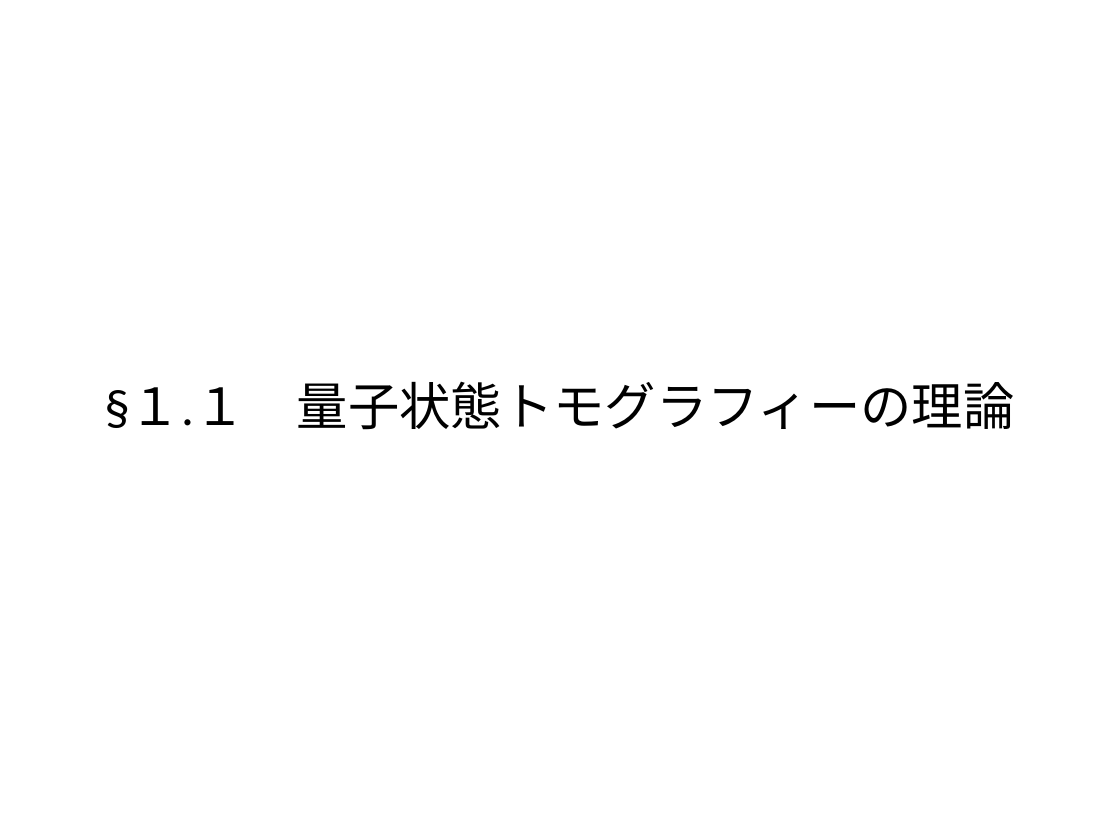
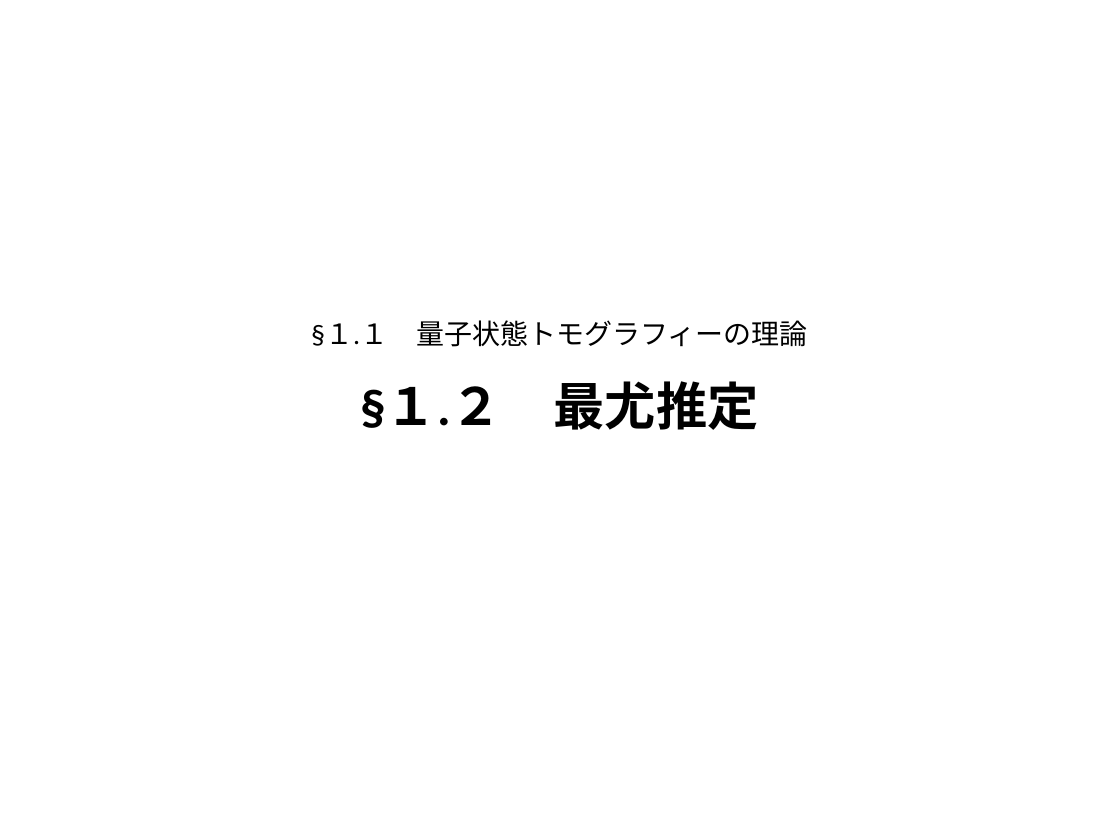
Before and after one commit to outk/graduate_thesis, a slide deck: slide 16 of 量子状態トモグラフィー.pptx (slide 4 before the commit). Drawn at 1120x840 pixels with LibreOffice and Linux fonts; fonts in the diff are those of the drawing. Boxes give left, top, right and bottom in pixels: in the first picture for what was removed or moved away, otherwise in the second. Text is boxed around its words. In the diff, an @@ line names an element or a change of style, - is before the commit and + after.

```diff
--- a/量子状態トモグラフィー.pptx
+++ b/量子状態トモグラフィー.pptx
@@ title at (311, 320, 807, 430): text changed; size 33 to 18 pt @@
-§１.１ 量子状態トモグラフィーの理論
+§１.１ 量子状態トモグラフィーの理論
+§１.２ 最尤推定
```
Also in this commit, not shown: 7 other slides changed, 3 slides added, 2 slides removed, 2 other files.
